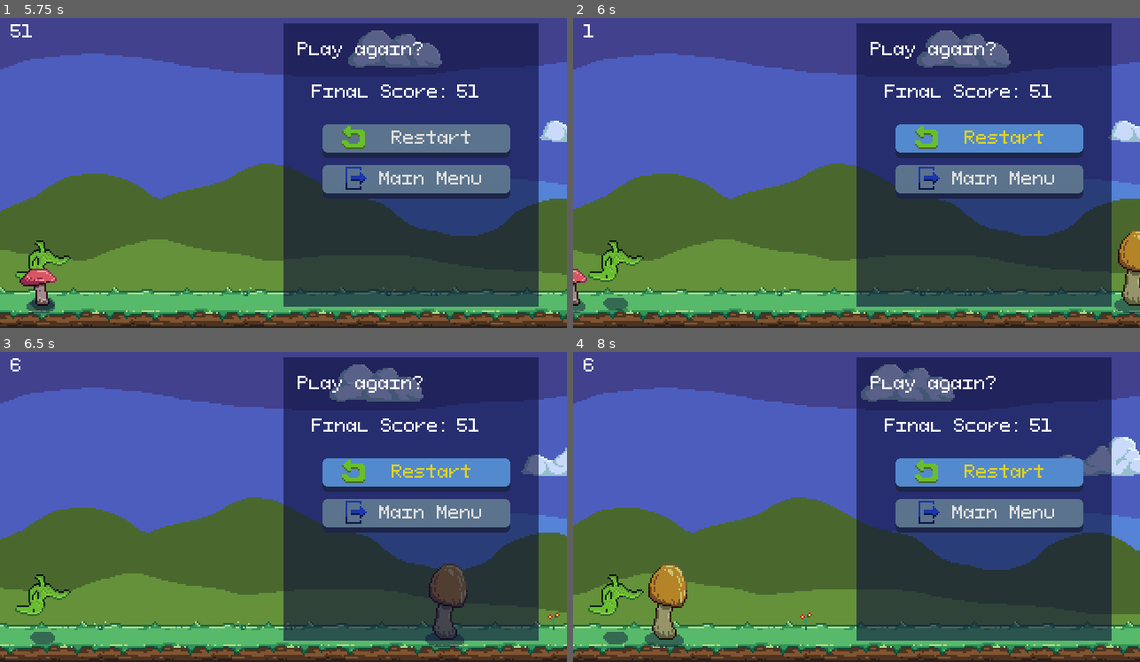
Above: before the commit, frames 1-4 (two rows, left to right).
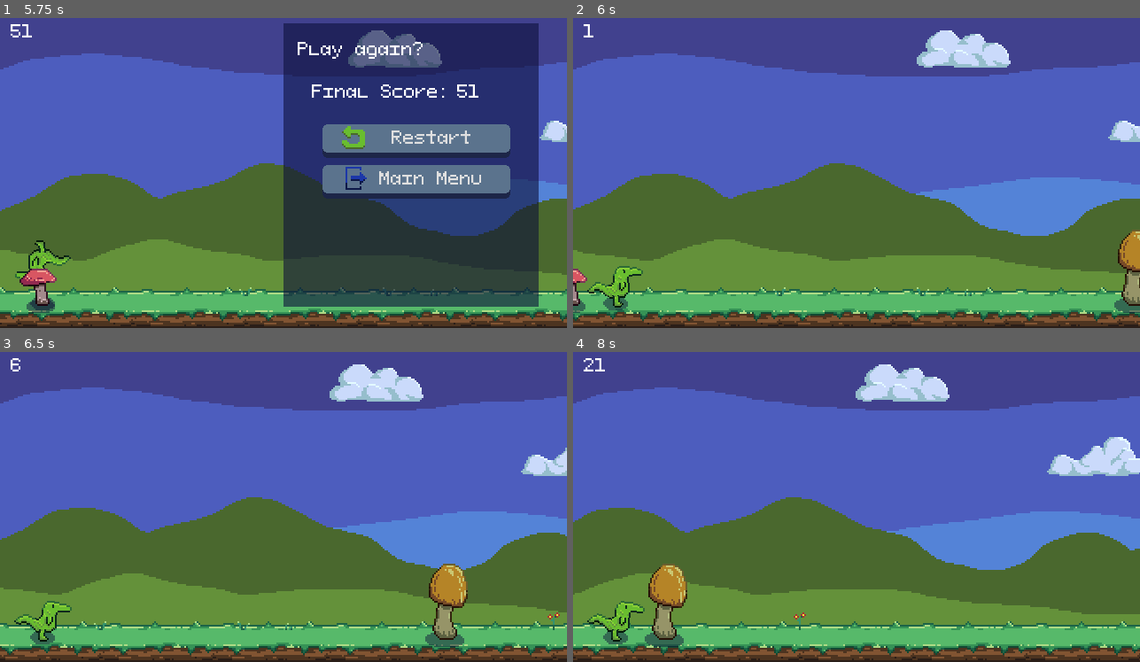
Above: after the commit, the same moments.

Repository: zMenta/DinosaurRun
Game: Godot game, scene res://main/Main.tscn
The game is run twice, just before and just after one commit, with the same random seed, the same clock (stepped at 60 frames per second) and the same inputs.
Inputs (mouse positions are in pixels of both pictures, inside the frame that each line leads up to):
- Up to frame 1 (5.75 s): click "Play" at 0.5 s; tap Space (jump) at 1.52, 2.27, 3.77, 4.52, 5.27 s
- Up to frame 2 (6 s): click "Restart" at 5.75 s
- Up to frame 3 (6.5 s): no input
- Up to frame 4 (8 s): click (986, 476) at 6.5 s, where only the run before the commit has a clickable "Restart"; click (986, 476) at 7.25 s, where only the run before the commit has a clickable "Restart"

Frame 1 is identical in both runs. In frame 2, 42% of the frame differs, in the area x 2-95%, y 1-94%; in frame 3, 42%; in frame 4, 45%, in the area x 0-100%, y 1-100%.

Commit message:
player revive ability

Diff:
--- a/DinosaurRun/main/Main.gd
+++ b/DinosaurRun/main/Main.gd
@@ -4,6 +4,7 @@
 export(float) var obstacle_spawn_rate_increase := 0.001
 export(int) var points_per_timeout := 1
 
+onready var player := $Player
 onready var map := $Map
 onready var obstacle_manager := $ObstacleManager
 onready var point_timer := $PointTimer
@@ -52,8 +53,10 @@
 
 
 func _on_MenuGameOver_buttonRestart_pressed() -> void:
+	menu_gameover.visible = false
 	map.restart_world()
 	_start_game()
+	player.revive_player()
 
 
 func _on_MenuGameOver_buttonGoBack_pressed() -> void:
--- a/DinosaurRun/scenes/player/Player.gd
+++ b/DinosaurRun/scenes/player/Player.gd
@@ -47,6 +47,12 @@
 	animation.stop()
 
 
+func revive() -> void:
+	rotation = 0
+	dead = false
+	animation.play("running")
+
+
 func _on_HitBox_area_entered(area:Area2D) -> void:
 	if area.name == "ObstacleHitbox":
 		death()
--- a/DinosaurRun/scenes/player/PlayerNode.gd
+++ b/DinosaurRun/scenes/player/PlayerNode.gd
@@ -5,3 +5,7 @@
 
 func _on_Player_died():
 	emit_signal("player_died")
+
+
+func revive_player() -> void:
+	$Player.revive()
